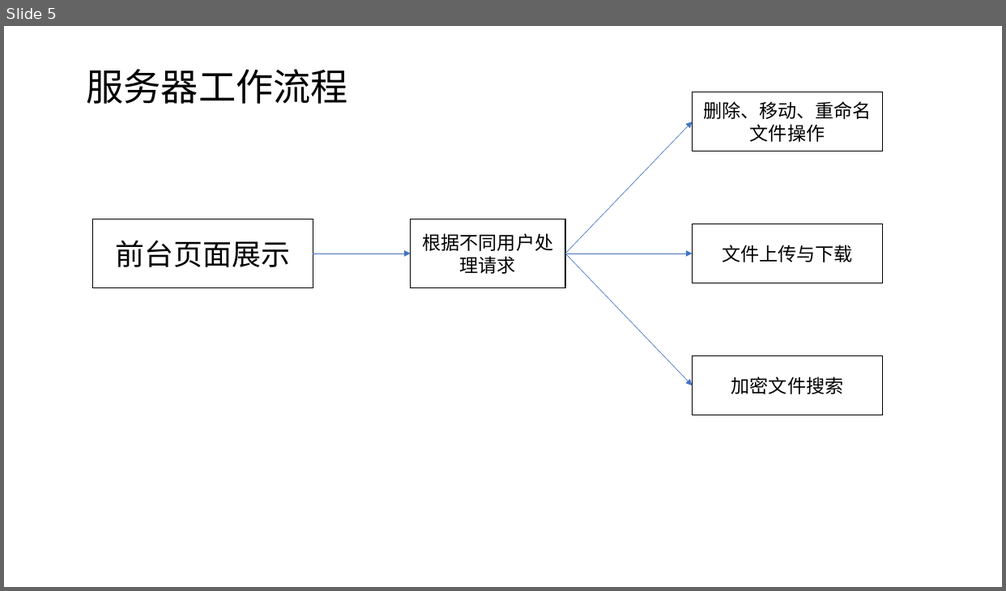
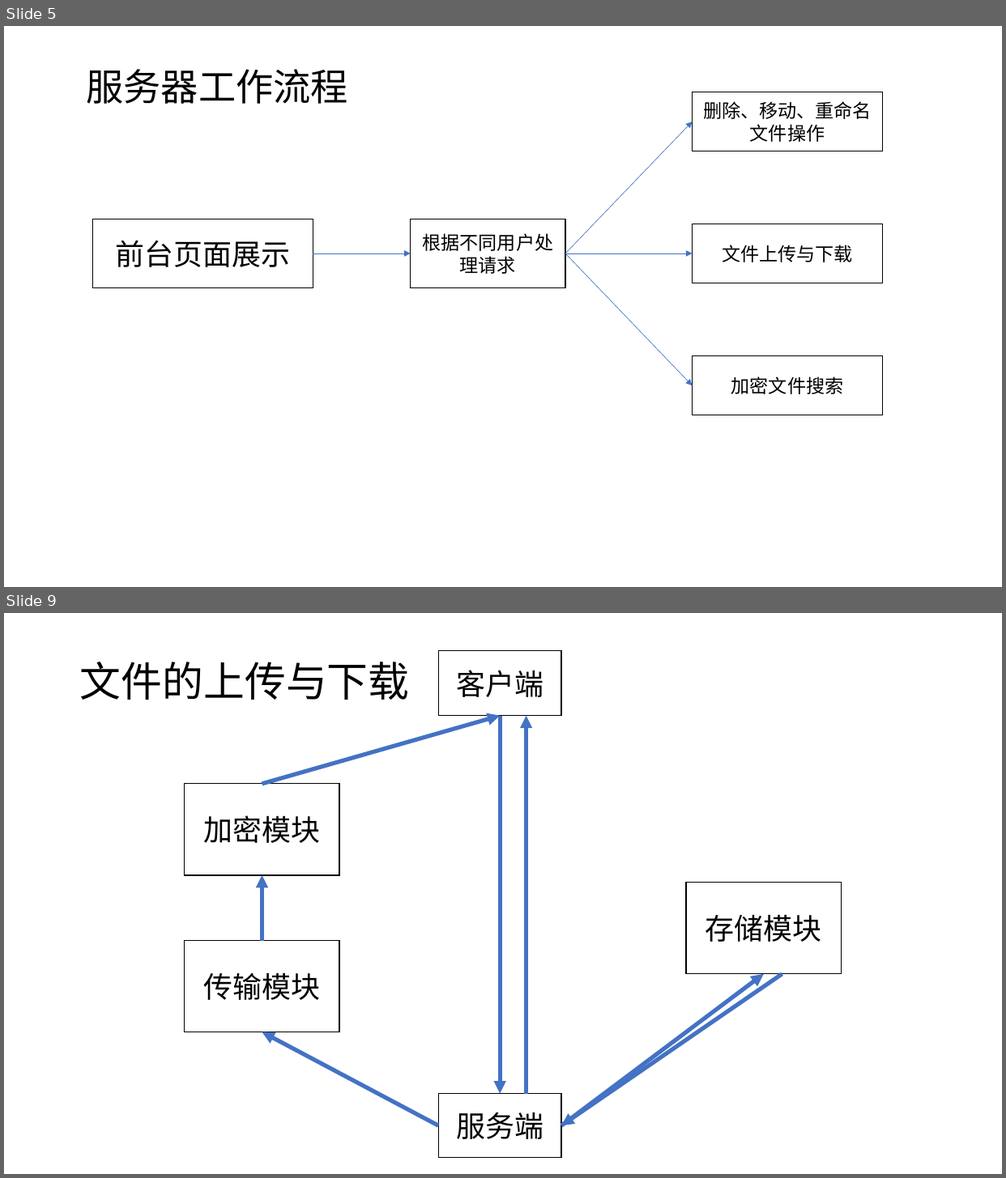
Before and after one commit to royalvald/MediumTest, a slide deck: 基于加密搜索的可靠在线文件管理系统.pptx. Shown one above the other, each under a label of ours: slide 5 before the commit, slides 5 and 9 after it; the slides between them are not shown. The pictures are 1006x591 and 1006x1178 pixels, drawn with LibreOffice and Linux fonts; fonts in the diff are those of the drawing. Boxes give left, top, right and bottom in pixels: in the first picture for what was removed or moved away, otherwise in the second. Text is boxed around its words. In the diff, an @@ line names an element or a change of style, - is before the commit and + after.

```diff
--- a/基于加密搜索的可靠在线文件管理系统.pptx
+++ b/基于加密搜索的可靠在线文件管理系统.pptx
@@ slide 9 added at [4,613,1002,1174], background #FFFFFF @@
@@ rectangle added at [438,651,561,717], fill #FFFFFF, outline #000000 1 pt, 28 pt, text #000000 @@
+客户端
@@ title added at [80,662,410,700], 39.6 pt, text #000000 @@
+文件的上传与下载
@@ arrow added from (262, 784) to (501, 716), #4472C4 4 pt @@
@@ arrow added from (501, 716) to (501, 1093), #4472C4 4 pt @@
@@ arrow added from (526, 1093) to (526, 716), #4472C4 4 pt @@
@@ rectangle added at [185,784,339,875], fill #FFFFFF, outline #000000 1 pt, 28 pt, text #000000 @@
+加密模块
@@ arrow added from (262, 941) to (262, 875), #4472C4 4 pt @@
@@ rectangle added at [686,883,841,973], fill #FFFFFF, outline #000000 1 pt, 28 pt, text #000000 @@
+存储模块
@@ rectangle added at [185,941,339,1033], fill #FFFFFF, outline #000000 1 pt, 28 pt, text #000000 @@
+传输模块
@@ arrow added from (562, 1126) to (764, 974), #4472C4 4 pt @@
@@ arrow added from (782, 974) to (562, 1126), #4472C4 4 pt @@
@@ arrow added from (438, 1126) to (262, 1033), #4472C4 4 pt @@
@@ rectangle added at [438,1093,561,1158], fill #FFFFFF, outline #000000 1 pt, 28 pt, text #000000 @@
+服务端
```
Also in this commit, not shown: 1 slide changed, 3 other slides added.
